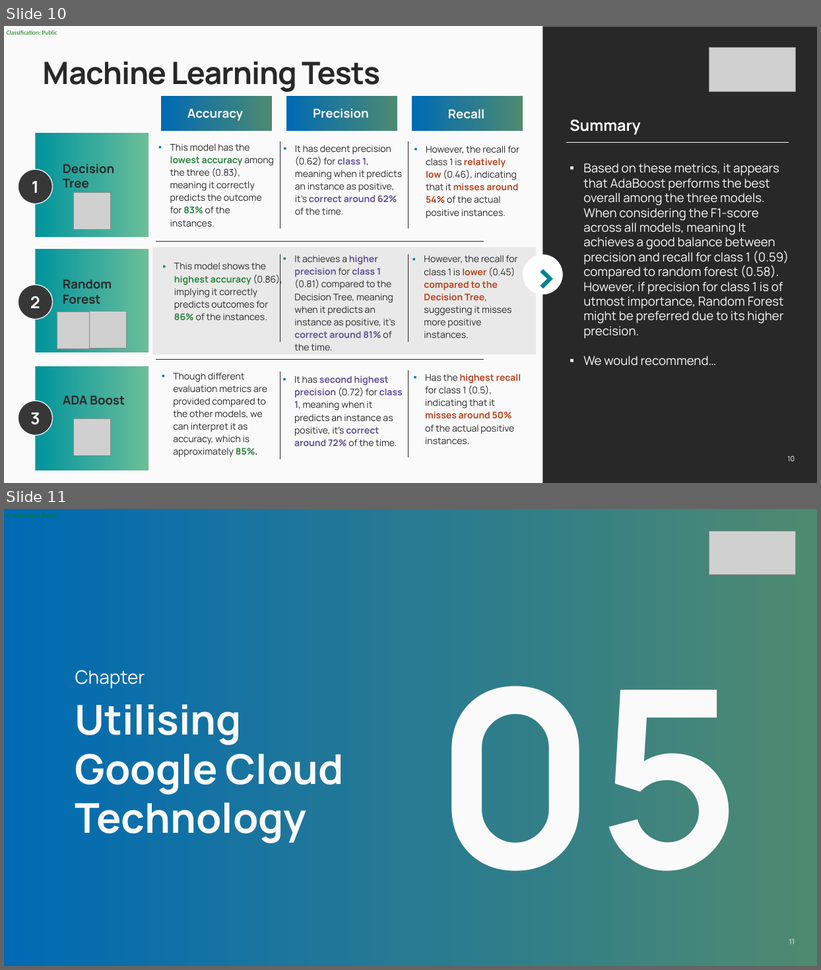
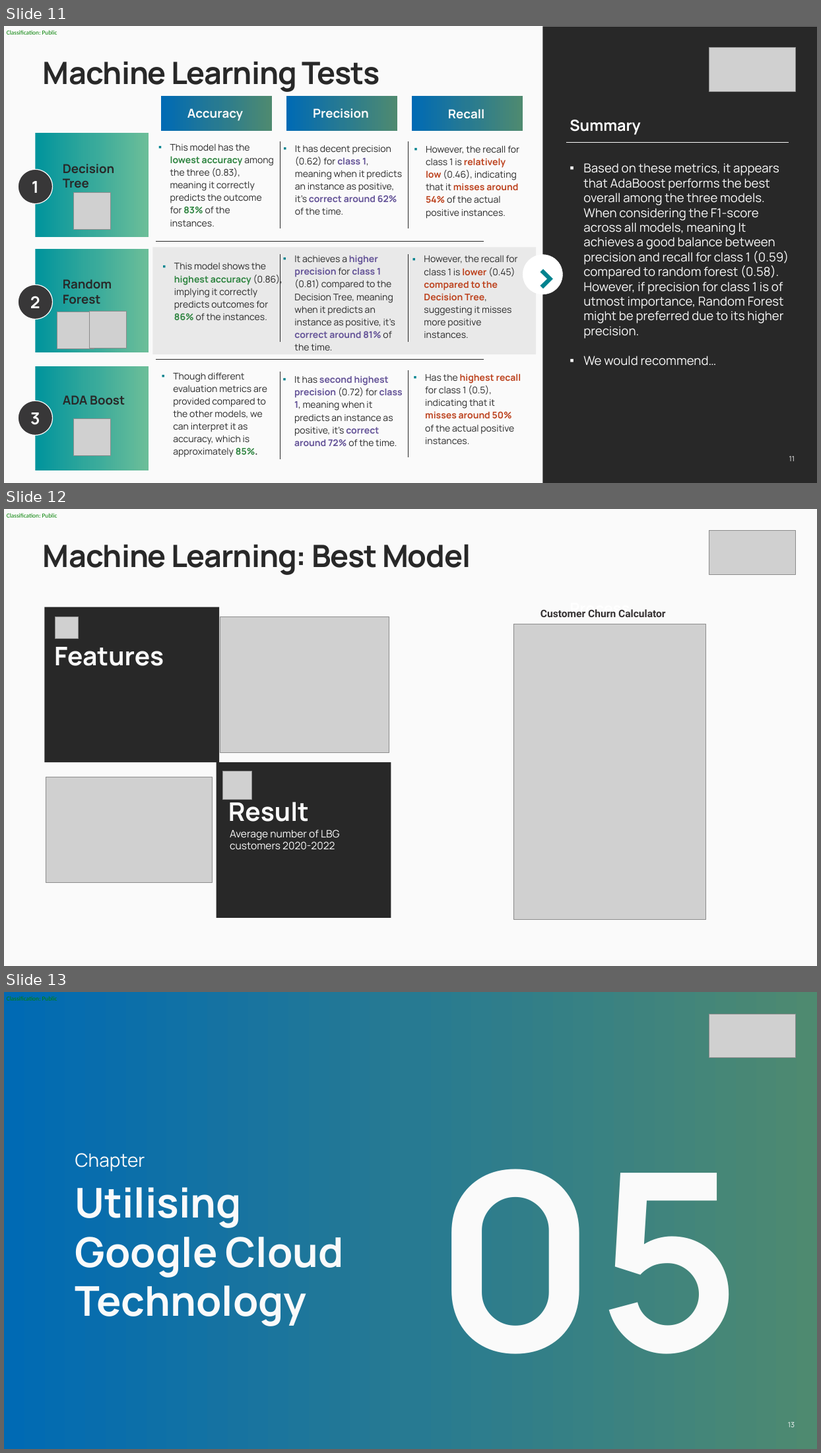
Before and after one commit to rahmxd/Week-11-Group-Project, a slide deck: Week 11 Project Presentation2.pptx. Shown one above the other, each under a label of ours: slides 10 and 11 before the commit, slides 11, 12 and 13 after it. The pictures are 821x970 and 821x1453 pixels, drawn with LibreOffice and Linux fonts; fonts in the diff are those of the drawing; grey boxes stand for pictures. Boxes give left, top, right and bottom in pixels: in the first picture for what was removed or moved away, otherwise in the second. Text is boxed around its words. In the diff, an @@ line names an element or a change of style, - is before the commit and + after.

```diff
--- a/Week 11 Project Presentation2.pptx
+++ b/Week 11 Project Presentation2.pptx
@@ slide 12 added at (x1=4, y1=509, x2=817, y2=966), background #FAFAFA; not listed: 1 template element that a slide beside it also shows @@
@@ title added at (x1=42, y1=544, x2=471, y2=575), 60 pt, text #282828, bold @@
+Machine Learning: Best Model
@@ picture added at (x1=709, y1=530, x2=796, y2=574) @@
@@ rectangle added at (x1=45, y1=607, x2=219, y2=762), fill #282828 @@
@@ picture added at (x1=55, y1=617, x2=79, y2=638) @@
@@ picture added at (x1=220, y1=617, x2=389, y2=753) @@
@@ picture added at (x1=514, y1=625, x2=706, y2=920) @@
@@ text added at (x1=541, y1=609, x2=666, y2=617), 20 pt, text #353132, bold @@
+Customer Churn Calculator
@@ text added at (x1=570, y1=609, x2=630, y2=617), 30 pt, text #FFFFFF, bold @@
+Process
@@ text added at (x1=54, y1=647, x2=164, y2=666), 50 pt, text #FAFAFA, bold @@
+Features
@@ rectangle added at (x1=217, y1=762, x2=391, y2=918), fill #282828 @@
@@ rectangle added at (x1=472, y1=758, x2=646, y2=914), fill #FAFAFA @@
@@ picture added at (x1=46, y1=777, x2=212, y2=883) @@
@@ picture added at (x1=223, y1=771, x2=252, y2=799) @@
@@ text added at (x1=228, y1=797, x2=309, y2=822), 50 pt, text #FAFAFA, bold @@
+Result
@@ text added at (x1=230, y1=830, x2=340, y2=850), 20 pt, text #FAFAFA @@
+Average number of LBG customers 2020-2022
@@ what was slide 10 is now slide 11 @@
@@ page number at (x1=789, y1=456, x2=795, y2=462): text changed @@
-10
+11
@@ what was slide 11 is now slide 13 @@
@@ page number at (x1=788, y1=1422, x2=795, y2=1428): text changed @@
-11
+13
```
Also in this commit, not shown: 1 slide changed, 4 other slides added.
